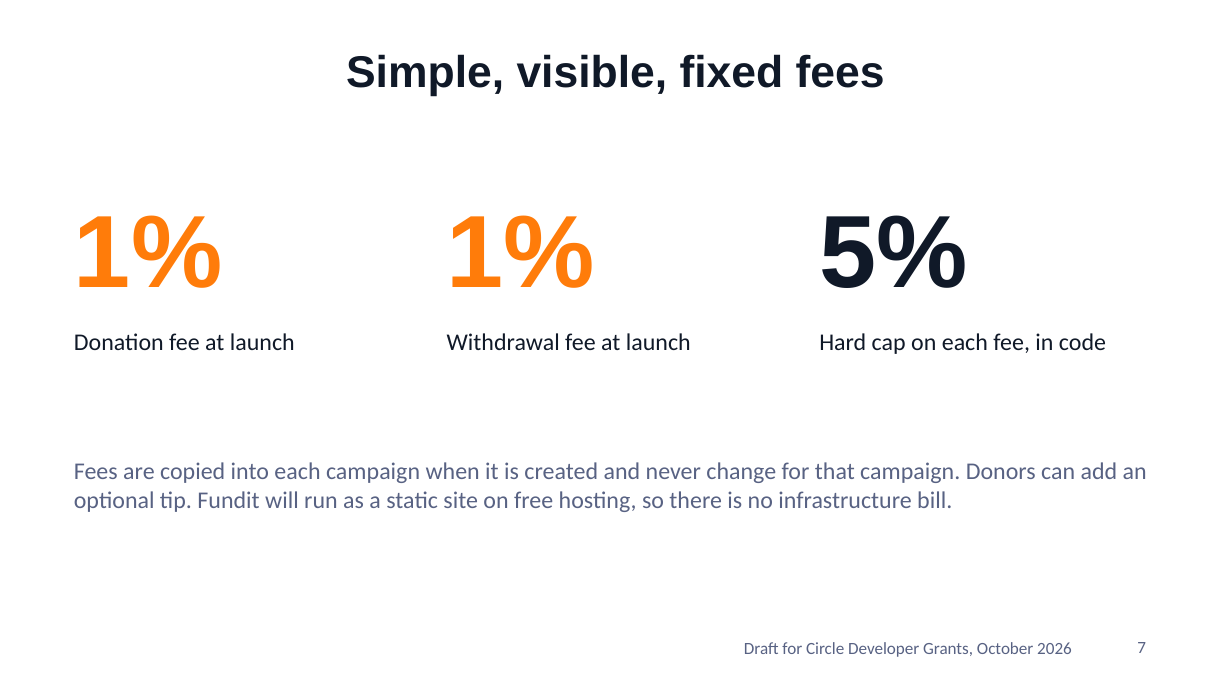
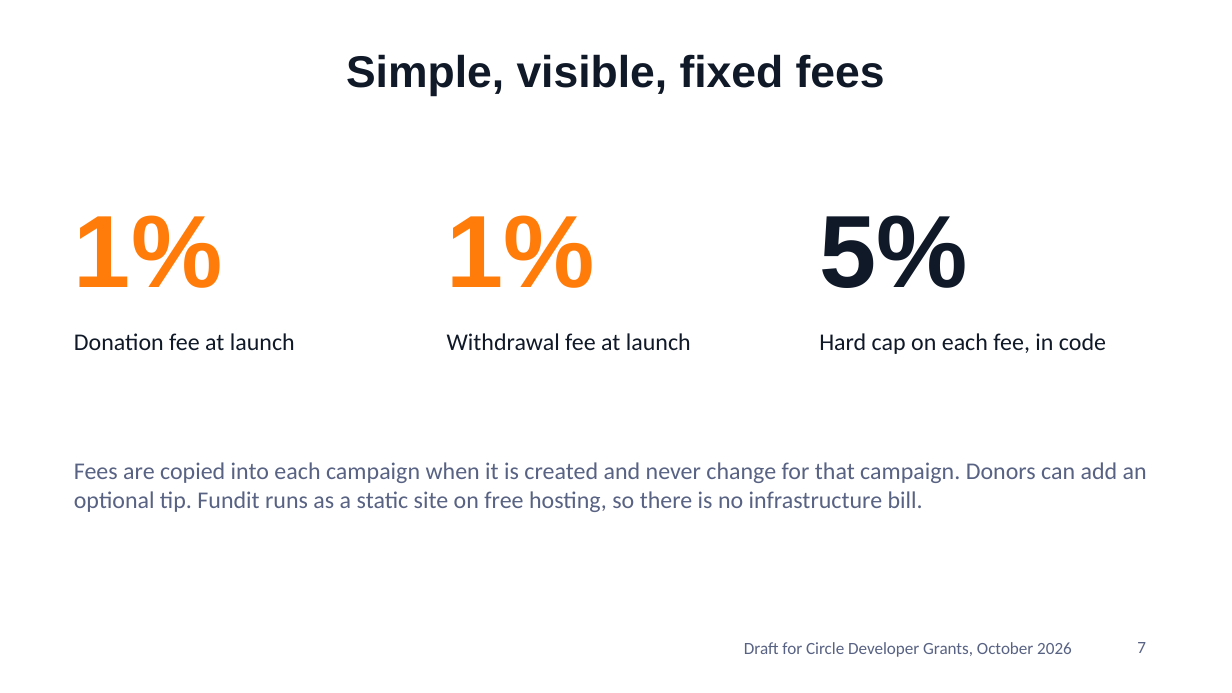
Before and after one commit to xanderslabs/Fundit, a slide deck: slide 7 of docs/fundit-pitch-deck.pptx. Drawn at 1232x693 pixels with LibreOffice and Linux fonts; fonts in the diff are those of the drawing; background and template pictures are left out. Boxes give left, top, right and bottom in pixels: in the first picture for what was removed or moved away, otherwise in the second. Text is boxed around its words. In the diff, an @@ line names an element or a change of style, - is before the commit and + after.

```diff
--- a/docs/fundit-pitch-deck.pptx
+++ b/docs/fundit-pitch-deck.pptx
@@ text at (74,462,1147,512): text changed @@
-Fees are copied into each campaign when it is created and never change for that campaign. Donors can add an optional tip. Fundit will run as a static site on free hosting, so there is no infrastructure bill.
+Fees are copied into each campaign when it is created and never change for that campaign. Donors can add an optional tip. Fundit runs as a static site on free hosting, so there is no infrastructure bill.
```
Also in this commit, not shown: 6 other slides changed, 6 other files.
